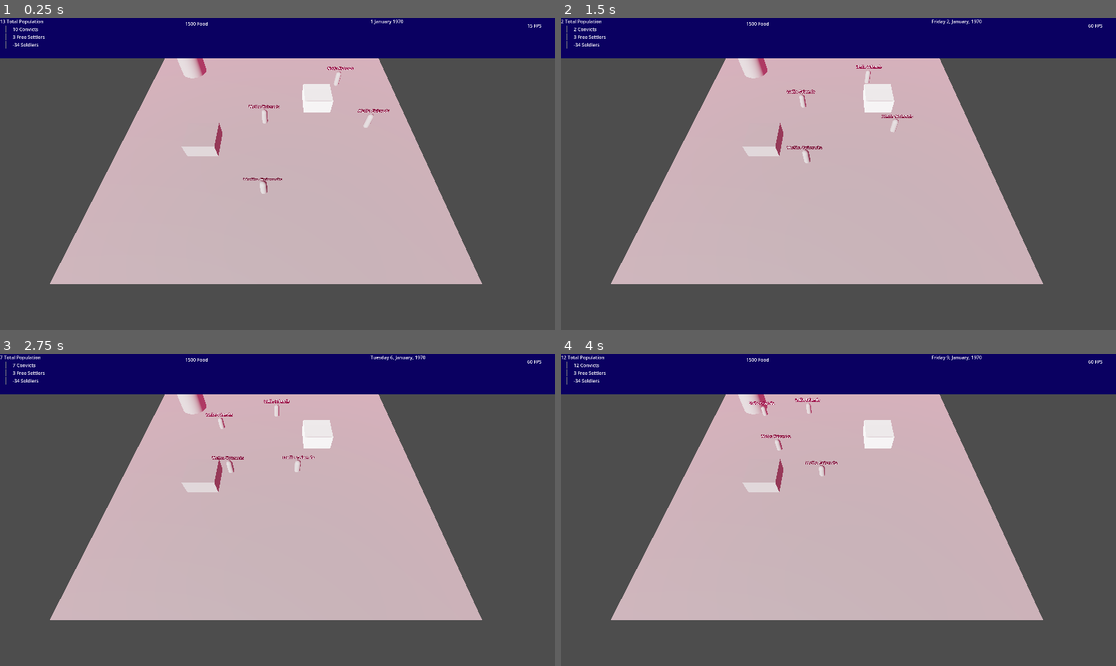
Above: before the commit, frames 1-4 (two rows, left to right).
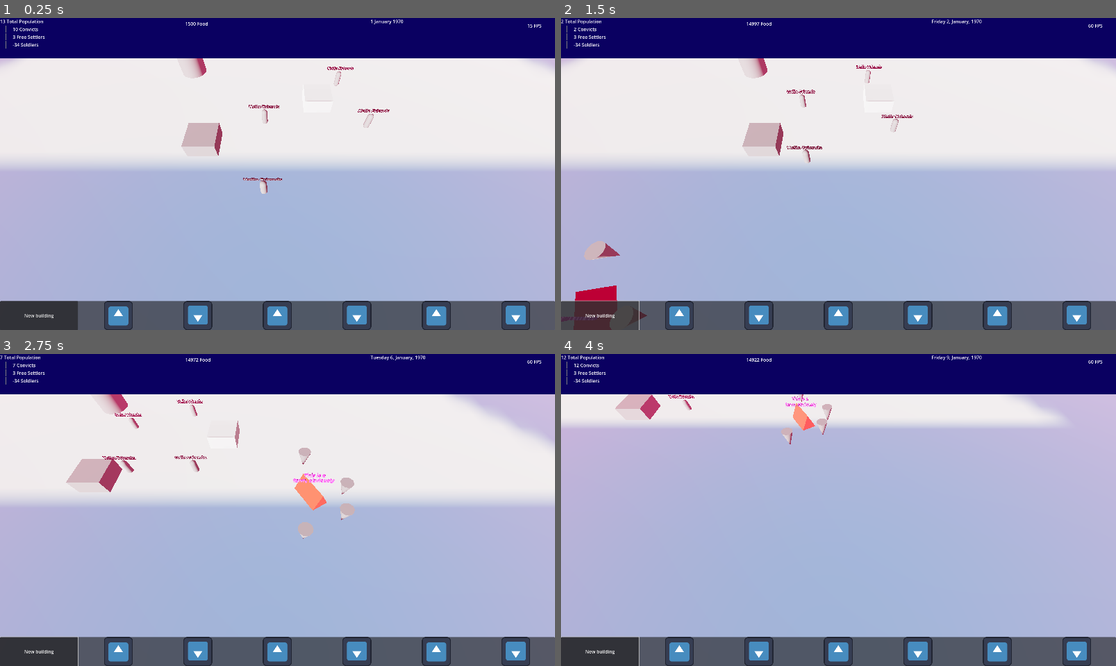
Above: after the commit, the same moments.

Repository: international-lawnmowing-99/convictgovernor
Game: Godot game, scene res://map.tscn
Same seed, same stepped clock (60 frames per second), same inputs: the game is played once before the commit and once after it. The engine's default icon, where the game draws it, is replaced by a stand-in: a white triangle on a blue panel in a dark square.
Inputs (mouse positions are in pixels of both pictures, inside the frame that each line leads up to):
- Up to frame 1 (0.25 s): no input
- Up to frame 2 (1.5 s): click (599, 314) at 0.5 s, where only the run after the commit has a clickable "New building"; click (599, 314) at 1.25 s, where only the run after the commit has a clickable "New building"
- Up to frame 3 (2.75 s): move the mouse to (399, 494) at 2.02 s; hold D (MoveRight, bound only after the commit) from 2.03 s (still down); click (399, 494) at 2.17 s
- Up to frame 4 (4 s): move the mouse to (727, 525) at 2.77 s; release D (MoveRight, bound only after the commit) at 2.78 s; hold Down (MoveDown, bound only after the commit) 2.78-3.53 s; click (727, 525) at 2.92 s; move the mouse to (894, 441) at 3.52 s; hold D (MoveRight, bound only after the commit) from 3.53 s (still down); click (894, 441) at 3.67 s

The runs differ from the first frame. In frame 1, 83% of the frame differs, in the area x 0-100%, y 12-100%; in frame 2, 83%; in frame 3, 84%; in frame 4, 85%, in the area x 0-100%, y 1-100%.

Commit message:
can place farms

Diff:
--- a/Calendar.gd
+++ b/Calendar.gd
@@ -5,4 +5,4 @@
 
 func GameDay():
 	unixDate += 62400
-	print(str(Time.get_datetime_dict_from_unix_time(unixDate)))
+	#print(str(Time.get_datetime_dict_from_unix_time(unixDate)))
--- /dev/null
+++ b/CameraScript.gd
@@ -0,0 +1,59 @@
+extends Camera3D
+@export var scrollSpeed = 5
+
+const RAY_LENGTH = 1000
+var isPlacingBuilding:bool = false
+var building:StaticBody3D
+
+func _process(delta: float) -> void:
+	var moveVector:Vector2
+	if Input.is_action_pressed("MoveLeft"):
+		moveVector.x -= 1
+	if Input.is_action_pressed("MoveRight"):
+		moveVector.x += 1
+	if Input.is_action_pressed("MoveUp"):
+		moveVector.y -= 1
+	if Input.is_action_pressed("MoveDown"):
+		moveVector.y += 1
+
+	moveVector = moveVector.normalized()
+	position += Vector3(moveVector.x, 0, moveVector.y) * delta * scrollSpeed
+
+
+func _physics_process(_delta):
+	var space_state = get_world_3d().direct_space_state
+	var cam:Camera3D = self
+	var mousepos = get_viewport().get_mouse_position()
+
+	var origin = cam.project_ray_origin(mousepos)
+	var end = origin + cam.project_ray_normal(mousepos) * RAY_LENGTH
+
+	if isPlacingBuilding:
+		var groundQuery = PhysicsRayQueryParameters3D.create(origin, end, 0b0010)
+		groundQuery.collide_with_areas = true
+		var groundResult = space_state.intersect_ray(groundQuery)
+
+		if groundResult:
+			building.position = groundResult.position
+			if Input.is_mouse_button_pressed(MOUSE_BUTTON_LEFT):
+				print ("We'll leave it here!")
+				isPlacingBuilding = false
+				building = null
+	else:
+		var buildingQuery = PhysicsRayQueryParameters3D.create(origin, end, 0b0100)
+		buildingQuery.collide_with_areas = true
+		var buildingResult = space_state.intersect_ray(buildingQuery)
+
+		var debugBuilding:StaticBody3D
+		if buildingResult:
+			#if !isPlacingBuilding:
+			debugBuilding = buildingResult["collider"]
+			debugBuilding.get_child(0).material.albedo_color = Color.RED
+				#print("Yay, building " + buildingResult["collider"].name)
+		else:
+			if debugBuilding:
+				debugBuilding.material.albedo_color = Color.GREEN
+
+			#if debugBuilding:
+				#debugBuilding.get_child(0).material.albedo_color = Color.GREEN
+				#debugBuilding = null
--- a/Dock.gd
+++ b/Dock.gd
@@ -16,15 +16,21 @@
 func _on_timer_timeout() -> void:
 	calendar.GameDay()
 	ui.UpdateTime(calendar)
-	var newPerson:Person = person.instantiate()
-	map.add_child(newPerson)
-	government.convicts.append(newPerson)
-	ui.UpdatePopulation(government)
-	newPerson.position = position
-	newPerson.speed = 1
-	newPerson.map = map
-	newPerson.moveTarget = workYard
+	if government.convicts.size() < 500:
+		var newPerson:Person = person.instantiate()
+		map.add_child(newPerson)
+		government.convicts.append(newPerson)
+		ui.UpdatePopulation(government)
+		newPerson.position = position
+		newPerson.speed = 1
+		newPerson.map = map
+		newPerson.moveTarget = workYard
+
+
+	government.GameDay()
+	ui.UpdateFood(government)
+
+
 	timer.start(.25)
 	ladcount += 1
-	print(str(ladcount) + " lads now")
-	pass # Replace with function body.
+	#print(str(ladcount) + " lads now")
--- /dev/null
+++ b/Farm.tscn
@@ -0,0 +1,55 @@
+[gd_scene load_steps=7 format=3 uid="uid://d0do3pitcfqsn"]
+
+[sub_resource type="PrismMesh" id="PrismMesh_6x8ig"]
+
+[sub_resource type="StandardMaterial3D" id="StandardMaterial3D_ydye1"]
+albedo_color = Color(0, 1, 0, 1)
+
+[sub_resource type="CylinderMesh" id="CylinderMesh_vwinx"]
+top_radius = 0.2
+bottom_radius = 0.0
+height = 0.6
+radial_segments = 13
+rings = 1
+
+[sub_resource type="BoxShape3D" id="BoxShape3D_jyifo"]
+size = Vector3(3, 0.1, 3)
+
+[sub_resource type="StandardMaterial3D" id="StandardMaterial3D_62vxr"]
+albedo_color = Color(1, 0, 1, 1)
+
+[sub_resource type="TextMesh" id="TextMesh_mkfu3"]
+material = SubResource("StandardMaterial3D_62vxr")
+text = "This is a
+farm, obviously"
+
+[node name="Farm" type="StaticBody3D"]
+collision_layer = 4
+
+[node name="House" type="CSGMesh3D" parent="."]
+transform = Transform3D(0.853496, 0, 0.521099, 0, 1, 0, -0.521099, 0, 0.853496, 0, 0, 0)
+mesh = SubResource("PrismMesh_6x8ig")
+material = SubResource("StandardMaterial3D_ydye1")
+
+[node name="CSGMesh3D" type="CSGMesh3D" parent="House"]
+transform = Transform3D(1, 0, 0, 0, 1, 0, 0, 0, 1, 0.853496, 0.294155, 0.521099)
+mesh = SubResource("CylinderMesh_vwinx")
+
+[node name="CSGMesh3D2" type="CSGMesh3D" parent="House"]
+transform = Transform3D(1, 0, 0, 0, 1, 0, 0, 0, 1, 0.241835, 0.285983, 1.21459)
+mesh = SubResource("CylinderMesh_vwinx")
+
+[node name="CSGMesh3D3" type="CSGMesh3D" parent="House"]
+transform = Transform3D(1, 0, 0, 0, 1, 0, 0, 0, 1, 0.478464, 0.368606, -1.11775)
+mesh = SubResource("CylinderMesh_vwinx")
+
+[node name="CSGMesh3D4" type="CSGMesh3D" parent="House"]
+transform = Transform3D(1, 0, 0, 0, 1, 0, 0, 0, 1, -1.09859, 0.367279, 1.13981)
+mesh = SubResource("CylinderMesh_vwinx")
+
+[node name="CollisionShape3D" type="CollisionShape3D" parent="."]
+shape = SubResource("BoxShape3D_jyifo")
+
+[node name="CSGMesh3D" type="CSGMesh3D" parent="."]
+transform = Transform3D(1, 0, 0, 0, 1, 0, 0, 0, 1, 0, 0.806724, 0)
+mesh = SubResource("TextMesh_mkfu3")
--- a/Government.gd
+++ b/Government.gd
@@ -8,8 +8,10 @@
 var landRegistry # Need to work out how to store the land that's been granted and to whom
 var taxPolicy
 var cash:float = 9999
-
+var food = 15000
 func GameDay():
+	for convict in convicts:
+		food -= 1
 	for soldier in soldiers:
 		pass
 		#pay solder
--- a/UI.gd
+++ b/UI.gd
@@ -7,7 +7,11 @@
 @onready var soldierPopLabel:Label = $HBoxContainer/PopulationControl/VBoxContainer/HBoxContainer4/SoldierPopulationLabel
 @onready var foodLabel:Label = $HBoxContainer/FoodControl/HBoxContainer/FoodLabel
 @onready var timeLabel:Label = $HBoxContainer/TimeControl/HBoxContainer/TimeLabel
-#@onready var
+
+@export var camera:Camera3D
+@export var map:Map
+@onready var farm = preload("res://Farm.tscn")
+
 
 func UpdateAll(government:Government):
 	UpdatePopulation(government)
@@ -75,3 +79,15 @@
 func _process(_delta: float) -> void:
 	#UpdateAll()pass
 	pass
+
+
+func _on_new_building_button_pressed() -> void:
+	if camera.building:
+		print("we already have a farm")
+		return
+	print("making a new farm so we can buy it back some day")
+	camera.isPlacingBuilding = true
+	camera.building = farm.instantiate()
+	map.add_child(camera.building)
+
+	pass # Replace with function body.
--- a/map.tscn
+++ b/map.tscn
@@ -7,11 +7,18 @@
 [ext_resource type="Script" path="res://Dock.gd" id="4_2k44j"]
 [ext_resource type="Script" path="res://UI.gd" id="6_ruqpx"]
 [ext_resource type="Script" path="res://fps_counter.gd" id="6_tt76x"]
+[ext_resource type="Script" path="res://CameraScript.gd" id="6_vemx4"]
 [ext_resource type="Script" path="res://new_game_panel.gd" id="7_05bab"]
 [ext_resource type="Texture2D" uid="uid://dl5ccbdulla5x" path="res://icon.svg" id="7_36odg"]
 
 [sub_resource type="PlaneMesh" id="PlaneMesh_60n8d"]
-size = Vector2(10, 10)
+size = Vector2(100, 100)
+
+[sub_resource type="StandardMaterial3D" id="StandardMaterial3D_37upv"]
+albedo_texture = ExtResource("7_36odg")
+
+[sub_resource type="BoxShape3D" id="BoxShape3D_12n0t"]
+size = Vector3(1000, 0.1, 1000)
 
 [sub_resource type="CylinderShape3D" id="CylinderShape3D_jhdgo"]
 
@@ -50,8 +57,16 @@
 [node name="Map" type="Node3D"]
 script = ExtResource("1_63mga")
 
-[node name="Ground" type="CSGMesh3D" parent="."]
+[node name="FlatEarth" type="StaticBody3D" parent="."]
+collision_layer = 2
+
+[node name="Ground" type="CSGMesh3D" parent="FlatEarth" groups=["ground"]]
+layers = 2
 mesh = SubResource("PlaneMesh_60n8d")
+material = SubResource("StandardMaterial3D_37upv")
+
+[node name="CollisionShape3D" type="CollisionShape3D" parent="FlatEarth"]
+shape = SubResource("BoxShape3D_12n0t")
 
 [node name="Trees" type="Area3D" parent="."]
 transform = Transform3D(0.744591, 0, -0.667521, 0, 1, 0, 0.667521, 0, 0.744591, -3.38658, 9.53674e-07, -3.28049)
@@ -110,6 +125,7 @@
 
 [node name="Camera3D" type="Camera3D" parent="."]
 transform = Transform3D(1, 0, 0, 0, 0.518027, 0.855364, 0, -0.855364, 0.518027, 0.268067, 5.33678, 5.258)
+script = ExtResource("6_vemx4")
 
 [node name="WorldEnvironment" type="WorldEnvironment" parent="."]
 environment = SubResource("Environment_rglcy")
@@ -121,11 +137,13 @@
 
 [node name="CanvasLayer" type="CanvasLayer" parent="."]
 
-[node name="UI" type="ColorRect" parent="CanvasLayer"]
+[node name="UI" type="ColorRect" parent="CanvasLayer" node_paths=PackedStringArray("camera", "map")]
 self_modulate = Color(0.0390486, 4.81308e-08, 0.379957, 1)
 offset_right = 1920.0
 offset_bottom = 140.0
 script = ExtResource("6_ruqpx")
+camera = NodePath("../../Camera3D")
+map = NodePath("../..")
 
 [node name="HBoxContainer" type="HBoxContainer" parent="CanvasLayer/UI"]
 layout_mode = 0
@@ -241,6 +259,72 @@
 text = "Hello?"
 script = ExtResource("6_tt76x")
 
+[node name="NewBuildingPanel" type="Panel" parent="CanvasLayer/UI"]
+layout_mode = 1
+anchors_preset = 12
+anchor_top = 1.0
+anchor_right = 1.0
+anchor_bottom = 1.0
+offset_top = 840.0
+offset_bottom = 940.0
+grow_horizontal = 2
+grow_vertical = 0
+
+[node name="HBoxContainer" type="HBoxContainer" parent="CanvasLayer/UI/NewBuildingPanel"]
+layout_mode = 0
+offset_right = 1920.0
+offset_bottom = 100.0
+
+[node name="NewBuildingButton" type="Button" parent="CanvasLayer/UI/NewBuildingPanel/HBoxContainer"]
+layout_mode = 2
+size_flags_horizontal = 3
+text = "New building"
+
+[node name="TextureRect" type="TextureRect" parent="CanvasLayer/UI/NewBuildingPanel/HBoxContainer"]
+layout_mode = 2
+size_flags_horizontal = 3
+texture = ExtResource("7_36odg")
+expand_mode = 3
+stretch_mode = 5
+
+[node name="TextureRect2" type="TextureRect" parent="CanvasLayer/UI/NewBuildingPanel/HBoxContainer"]
+layout_mode = 2
+size_flags_horizontal = 3
+texture = ExtResource("7_36odg")
+expand_mode = 3
+stretch_mode = 5
+flip_v = true
+
+[node name="TextureRect3" type="TextureRect" parent="CanvasLayer/UI/NewBuildingPanel/HBoxContainer"]
+layout_mode = 2
+size_flags_horizontal = 3
+texture = ExtResource("7_36odg")
+expand_mode = 3
+stretch_mode = 5
+
+[node name="TextureRect4" type="TextureRect" parent="CanvasLayer/UI/NewBuildingPanel/HBoxContainer"]
+layout_mode = 2
+size_flags_horizontal = 3
+texture = ExtResource("7_36odg")
+expand_mode = 3
+stretch_mode = 5
+flip_v = true
+
+[node name="TextureRect5" type="TextureRect" parent="CanvasLayer/UI/NewBuildingPanel/HBoxContainer"]
+layout_mode = 2
+size_flags_horizontal = 3
+texture = ExtResource("7_36odg")
+expand_mode = 3
+stretch_mode = 5
+
+[node name="TextureRect6" type="TextureRect" parent="CanvasLayer/UI/NewBuildingPanel/HBoxContainer"]
+layout_mode = 2
+size_flags_horizontal = 3
+texture = ExtResource("7_36odg")
+expand_mode = 3
+stretch_mode = 5
+flip_v = true
+
 [node name="NewGamePanel" type="Panel" parent="."]
 visible = false
 offset_right = 1920.0
@@ -284,4 +368,5 @@
 [connection signal="body_entered" from="WorkYard" to="WorkYard" method="_on_body_entered"]
 [connection signal="body_entered" from="Dock" to="Dock" method="_on_body_entered"]
 [connection signal="timeout" from="Dock/Timer" to="Dock" method="_on_timer_timeout"]
+[connection signal="pressed" from="CanvasLayer/UI/NewBuildingPanel/HBoxContainer/NewBuildingButton" to="CanvasLayer/UI" method="_on_new_building_button_pressed"]
 [connection signal="pressed" from="NewGamePanel/VBoxContainer/Button" to="NewGamePanel" method="_on_button_pressed"]
--- a/project.godot
+++ b/project.godot
@@ -19,3 +19,40 @@
 
 window/size/viewport_width=1920
 window/size/viewport_height=1080
+
+[input]
+
+MoveLeft={
+"deadzone": 0.5,
+"events": [Object(InputEventKey,"resource_local_to_scene":false,"resource_name":"","device":-1,"window_id":0,"alt_pressed":false,"shift_pressed":false,"ctrl_pressed":false,"meta_pressed":false,"pressed":false,"keycode":0,"physical_keycode":4194319,"key_label":0,"unicode":0,"location":0,"echo":false,"script":null)
+, Object(InputEventKey,"resource_local_to_scene":false,"resource_name":"","device":-1,"window_id":0,"alt_pressed":false,"shift_pressed":false,"ctrl_pressed":false,"meta_pressed":false,"pressed":false,"keycode":0,"physical_keycode":65,"key_label":0,"unicode":97,"location":0,"echo":false,"script":null)
+]
+}
+MoveRight={
+"deadzone": 0.5,
+"events": [Object(InputEventKey,"resource_local_to_scene":false,"resource_name":"","device":-1,"window_id":0,"alt_pressed":false,"shift_pressed":false,"ctrl_pressed":false,"meta_pressed":false,"pressed":false,"keycode":0,"physical_keycode":68,"key_label":0,"unicode":100,"location":0,"echo":false,"script":null)
+, Object(InputEventKey,"resource_local_to_scene":false,"resource_name":"","device":-1,"window_id":0,"alt_pressed":false,"shift_pressed":false,"ctrl_pressed":false,"meta_pressed":false,"pressed":false,"keycode":0,"physical_keycode":4194321,"key_label":0,"unicode":0,"location":0,"echo":false,"script":null)
+]
+}
+MoveUp={
+"deadzone": 0.5,
+"events": [Object(InputEventKey,"resource_local_to_scene":false,"resource_name":"","device":-1,"window_id":0,"alt_pressed":false,"shift_pressed":false,"ctrl_pressed":false,"meta_pressed":false,"pressed":false,"keycode":0,"physical_keycode":4194320,"key_label":0,"unicode":0,"location":0,"echo":false,"script":null)
+, Object(InputEventKey,"resource_local_to_scene":false,"resource_name":"","device":-1,"window_id":0,"alt_pressed":false,"shift_pressed":false,"ctrl_pressed":false,"meta_pressed":false,"pressed":false,"keycode":0,"physical_keycode":87,"key_label":0,"unicode":119,"location":0,"echo":false,"script":null)
+]
+}
+MoveDown={
+"deadzone": 0.5,
+"events": [Object(InputEventKey,"resource_local_to_scene":false,"resource_name":"","device":-1,"window_id":0,"alt_pressed":false,"shift_pressed":false,"ctrl_pressed":false,"meta_pressed":false,"pressed":false,"keycode":0,"physical_keycode":4194322,"key_label":0,"unicode":0,"location":0,"echo":false,"script":null)
+, Object(InputEventKey,"resource_local_to_scene":false,"resource_name":"","device":-1,"window_id":0,"alt_pressed":false,"shift_pressed":false,"ctrl_pressed":false,"meta_pressed":false,"pressed":false,"keycode":0,"physical_keycode":83,"key_label":0,"unicode":115,"location":0,"echo":false,"script":null)
+]
+}
+
+[layer_names]
+
+3d_render/layer_2="hello"
+
+[physics]
+
+3d/run_on_separate_thread=true
+3d/solver/solver_iterations=8
+common/physics_interpolation=true
Not shown: 1 places in map.tscn that only renumber resources
